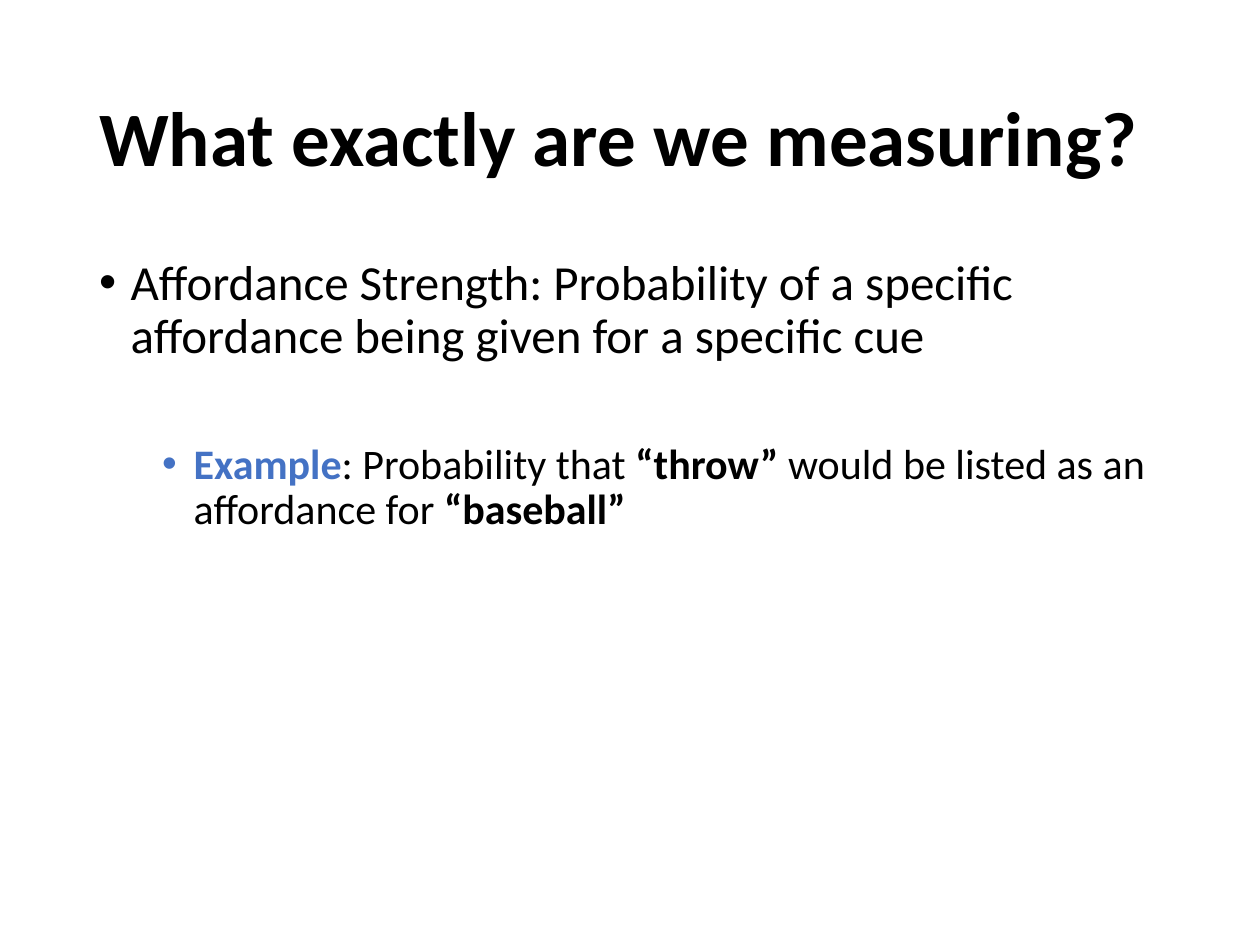
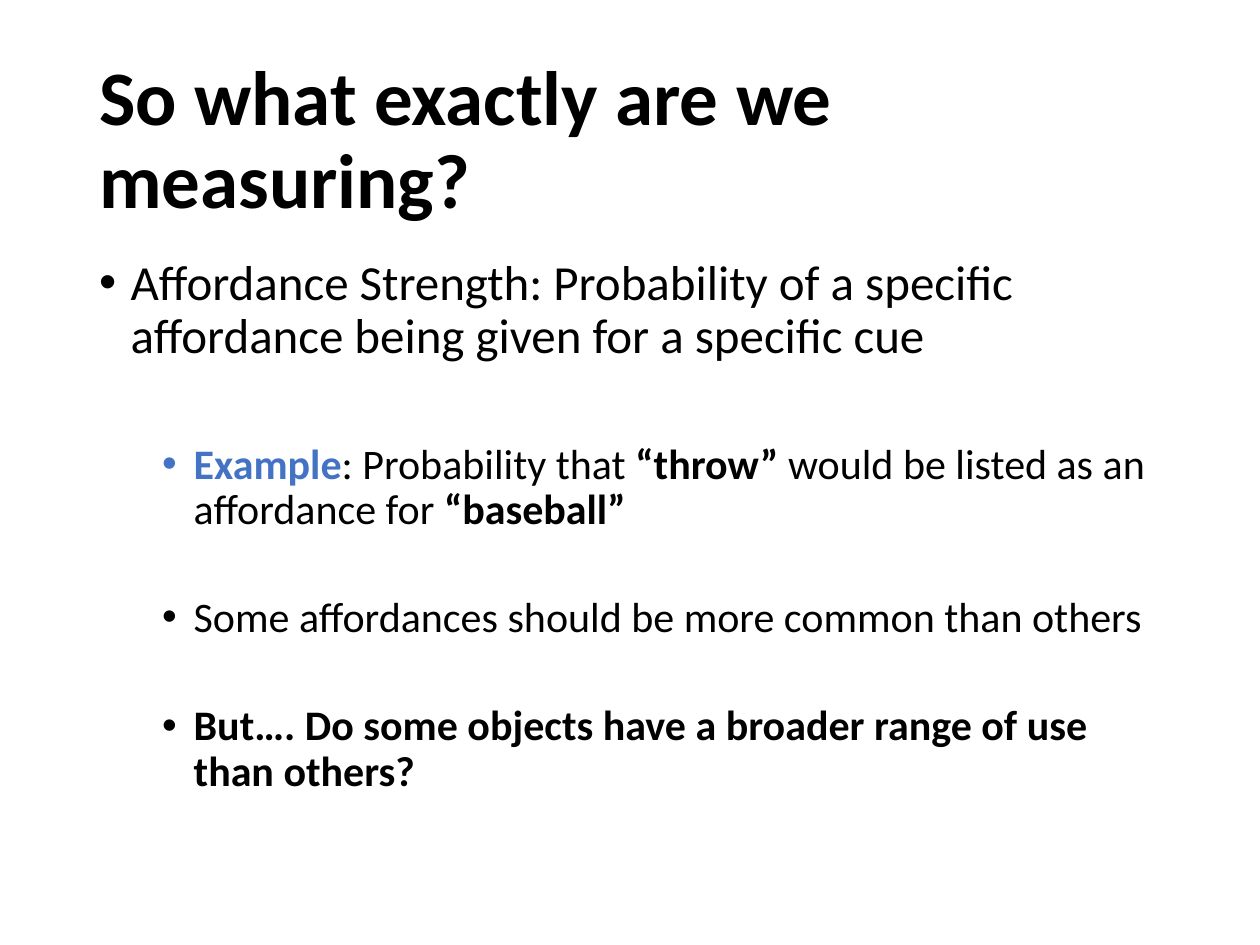
Before and after one commit to npm27/Affordance-Norms, a slide deck: slide 26 of 5 Presentations/UCONN 2022.pptx (slide 25 before the commit). Drawn at 1260x945 pixels with LibreOffice and Linux fonts; fonts in the diff are those of the drawing. Boxes give left, top, right and bottom in pixels: in the first picture for what was removed or moved away, otherwise in the second. Text is boxed around its words. In the diff, an @@ line names an element or a change of style, - is before the commit and + after.

```diff
--- a/5 Presentations/UCONN 2022.pptx
+++ b/5 Presentations/UCONN 2022.pptx
@@ title at (x1=99, y1=71, x2=832, y2=221): text changed @@
-What exactly are we measuring?
+So what exactly are we measuring?
@@ text at (x1=194, y1=602, x2=1141, y2=787): paragraphs added @@
+  • Some affordances should be more common than others
+  • But…. Do some objects have a broader range of use than others?
```
Also in this commit, not shown: 12 other slides changed, 2 slides added, 1 slide removed.
